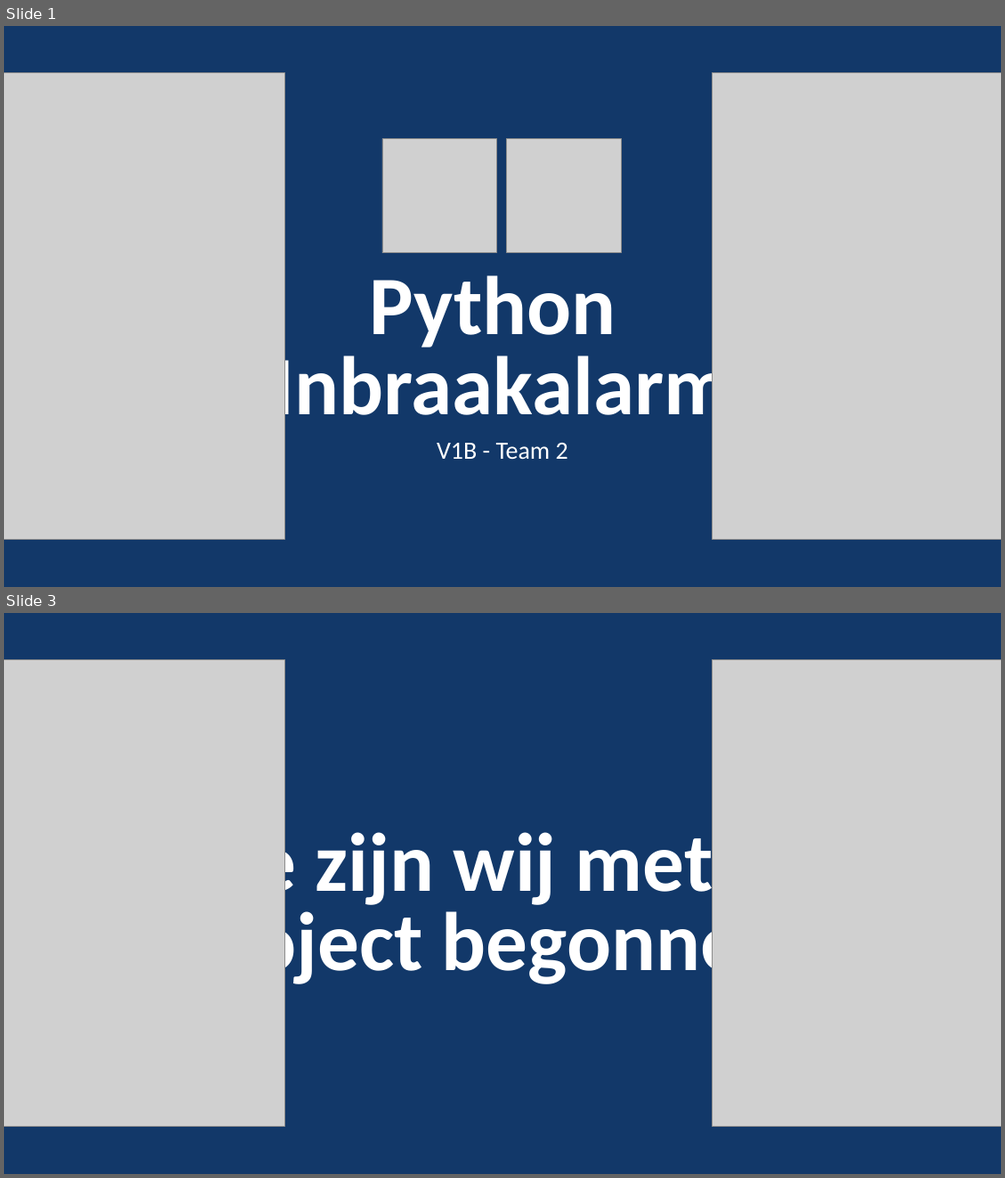
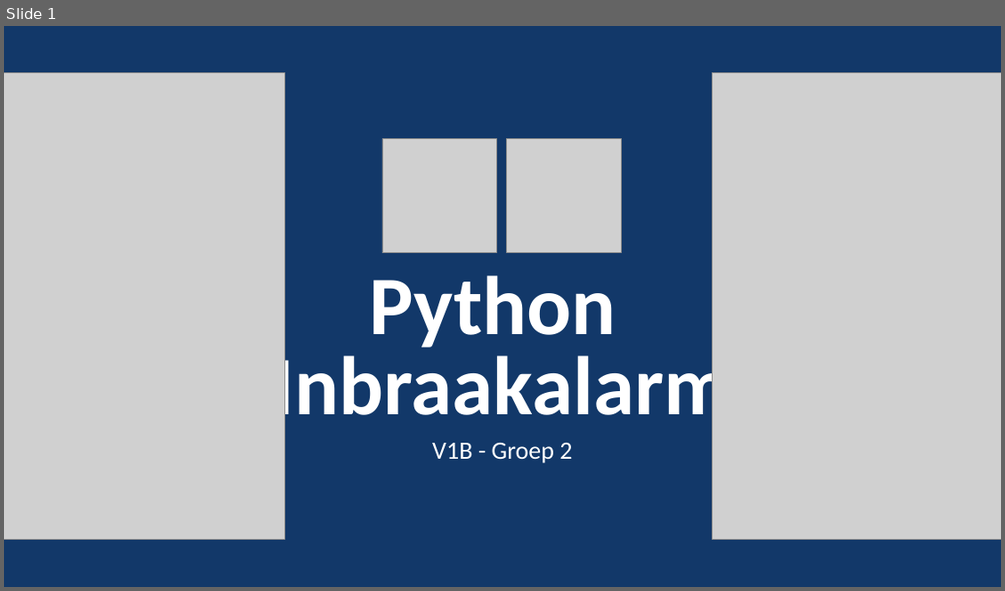
Before and after one commit to vincevannoort/miniproject-computersystems, a slide deck: presentatie/minproject-presentatie.pptx. Shown one above the other, each under a label of ours: slides 1 and 3 before the commit, slide 1 after it; the slides between them are not shown. The pictures are 1005x1178 and 1005x591 pixels, drawn with LibreOffice and Linux fonts; fonts in the diff are those of the drawing; grey boxes stand for pictures. Boxes give left, top, right and bottom in pixels: in the first picture for what was removed or moved away, otherwise in the second. Text is boxed around its words. In the diff, an @@ line names an element or a change of style, - is before the commit and + after.

```diff
--- a/presentatie/minproject-presentatie.pptx
+++ b/presentatie/minproject-presentatie.pptx
@@ slide 3 removed at (4,613,1001,1174), background #123869 @@
@@ picture removed at (4,660,284,1126) @@
@@ picture removed at (712,660,1001,1126) @@
@@ title removed at (158,821,825,990) @@
-Hoe zijn wij met het project begonnen?
@@ slide 1 changed as well @@
@@ subtitle at (432,443,572,463): text changed @@
-V1B - Team 2
+V1B - Groep 2
```
Also in this commit, not shown: 3 other slides changed, 7 slides added, 7 other slides removed.
